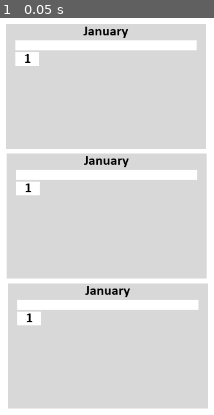
Above: before the commit, frame 1.
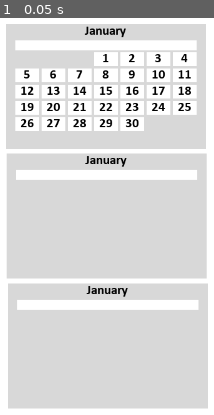
Above: after the commit, the same moment.

Repository: LeoleUCAB/herramienta-rrhh
Game: Godot game, scene res://Calendar.tscn
Two runs of this game, one before a commit and one after it. Both use one fixed random seed, a clock stepped at 60 frames per second and the inputs below.
Inputs:
- Up to frame 1 (0.05 s): no input

The runs differ from the first frame. In frame 1, 13% of the frame differs, in the area x 7-93%, y 2-78%.

Commit message:
Generacion de dias
- Implementada la logica para general el numero correcto de dias y para crear el offset de los dias para que cuadren debajo del respectivo dia de la semana
- Movidos ciertos archivos de script debido a que los nombres se pueden prestar a confusion (se planea restructurar nuevamente)

Diff:
--- a/Calendar.tscn
+++ b/Calendar.tscn
@@ -1,7 +1,7 @@
 [gd_scene load_steps=3 format=2]
 
-[ext_resource path="res://Month.tscn" type="PackedScene" id=1]
-[ext_resource path="res://Year.gd" type="Script" id=2]
+[ext_resource path="res://scenes/year/Month.tscn" type="PackedScene" id=1]
+[ext_resource path="res://scenes/year/Year.gd" type="Script" id=2]
 
 [node name="Calendar" type="Node2D"]
 
--- a/res/fonts/calibri-font-family/CalibriDynamicFont.tres
+++ b/res/fonts/calibri-font-family/CalibriDynamicFont.tres
@@ -4,7 +4,7 @@
 font_path = "res://res/fonts/calibri-font-family/calibri-bold.ttf"
 
 [resource]
-size = 22
+size = 21
 use_mipmaps = true
 use_filter = true
 font_data = SubResource( 1 )
--- /dev/null
+++ b/scenes/year/DayNode.gd
@@ -0,0 +1,9 @@
+extends ColorRect
+
+onready var dayNumber = $DayNumber
+
+func _ready():
+	pass
+
+func setDayNumber(value):
+	dayNumber.text = value as String
--- /dev/null
+++ b/scenes/year/DayNode.tscn
@@ -0,0 +1,35 @@
+[gd_scene load_steps=3 format=2]
+
+[ext_resource path="res://res/fonts/calibri-font-family/CalibriDynamicFont.tres" type="DynamicFont" id=1]
+[ext_resource path="res://scenes/year/DayNode.gd" type="Script" id=2]
+
+[node name="Day" type="ColorRect"]
+margin_right = 38.0
+margin_bottom = 22.0
+rect_min_size = Vector2( 38, 22 )
+rect_pivot_offset = Vector2( -66, -27 )
+script = ExtResource( 2 )
+__meta__ = {
+"_edit_use_anchors_": false
+}
+
+[node name="Border" type="ReferenceRect" parent="."]
+margin_right = 38.0
+margin_bottom = 22.0
+border_color = Color( 0, 0, 0, 1 )
+__meta__ = {
+"_edit_use_anchors_": true
+}
+
+[node name="DayNumber" type="Label" parent="."]
+margin_right = 38.0
+margin_bottom = 22.0
+rect_min_size = Vector2( 11, 22 )
+custom_colors/font_color = Color( 0, 0, 0, 1 )
+custom_fonts/font = ExtResource( 1 )
+text = "1"
+align = 1
+valign = 1
+__meta__ = {
+"_edit_use_anchors_": false
+}
--- a/Month.gd
+++ b/scenes/year/Month.gd
@@ -3,8 +3,11 @@
 var date
 var daysInMonth
 
+export var dayScene: PackedScene
+
+onready var grid = $ColorRect/GridContainer
+
 const monthNames = ["Enero", "Febrero", "Marzo", "Abril", "Mayo", "Junio", "Julio", "Agosto", "Septiembre", "Octubre", "Noviembre", "Diciembre"]
-onready var dayNumber = $DayNumber
 
 func _ready():
 	pass
@@ -28,7 +31,13 @@
 		daysInMonth = 28 + isLeapYear
 	else:
 		daysInMonth = 31 - ((month - 1) % 7 % 2) #it just works don't worry about it: http://www.dispersiondesign.com/articles/time/number_of_days_in_a_month
-	print(date)
+	var offset = 3
+	for i in range(daysInMonth + offset):
+		var newDay = dayScene.instance()
+		grid.add_child(newDay)
+		newDay.setDayNumber(i+1-offset)
+		if(i < offset):
+			newDay.modulate = Color(1, 1, 1, 0)
 
 
 # Called every frame. 'delta' is the elapsed time since the previous frame.
--- a/Month.tscn
+++ b/scenes/year/Month.tscn
@@ -1,10 +1,12 @@
-[gd_scene load_steps=3 format=2]
+[gd_scene load_steps=4 format=2]
 
 [ext_resource path="res://res/fonts/calibri-font-family/CalibriDynamicFont.tres" type="DynamicFont" id=1]
-[ext_resource path="res://Month.gd" type="Script" id=2]
+[ext_resource path="res://scenes/year/Month.gd" type="Script" id=2]
+[ext_resource path="res://scenes/year/DayNode.tscn" type="PackedScene" id=3]
 
 [node name="Month" type="Node2D"]
 script = ExtResource( 2 )
+dayScene = ExtResource( 3 )
 
 [node name="ColorRect" type="ColorRect" parent="."]
 margin_top = 1.0
@@ -22,34 +24,6 @@
 margin_bottom = 197.0
 rect_min_size = Vector2( 290, 150 )
 columns = 7
-__meta__ = {
-"_edit_use_anchors_": false
-}
-
-[node name="Day" type="ColorRect" parent="ColorRect/GridContainer"]
-margin_right = 38.0
-margin_bottom = 22.0
-rect_min_size = Vector2( 38, 22 )
-rect_pivot_offset = Vector2( -66, -27 )
-__meta__ = {
-"_edit_use_anchors_": false
-}
-
-[node name="Border" type="ReferenceRect" parent="ColorRect/GridContainer/Day"]
-margin_right = 38.0
-margin_bottom = 22.0
-border_color = Color( 0, 0, 0, 1 )
-__meta__ = {
-"_edit_use_anchors_": true
-}
-
-[node name="DayNumber" type="Label" parent="ColorRect/GridContainer/Day"]
-margin_left = 14.0
-margin_right = 25.0
-margin_bottom = 23.0
-custom_colors/font_color = Color( 0, 0, 0, 1 )
-custom_fonts/font = ExtResource( 1 )
-text = "1"
 __meta__ = {
 "_edit_use_anchors_": false
 }
Renamed: Year.gd -> scenes/year/Year.gd
Renamed: Year.tscn -> scenes/year/Year.tscn
